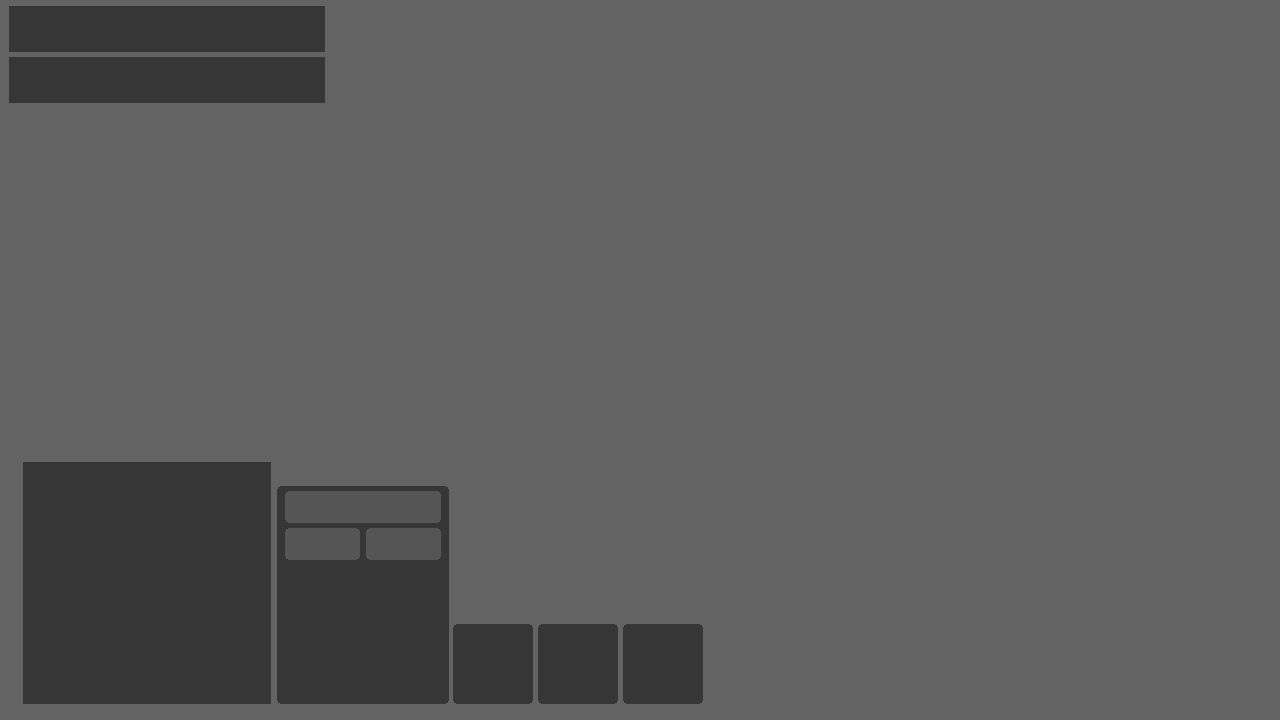
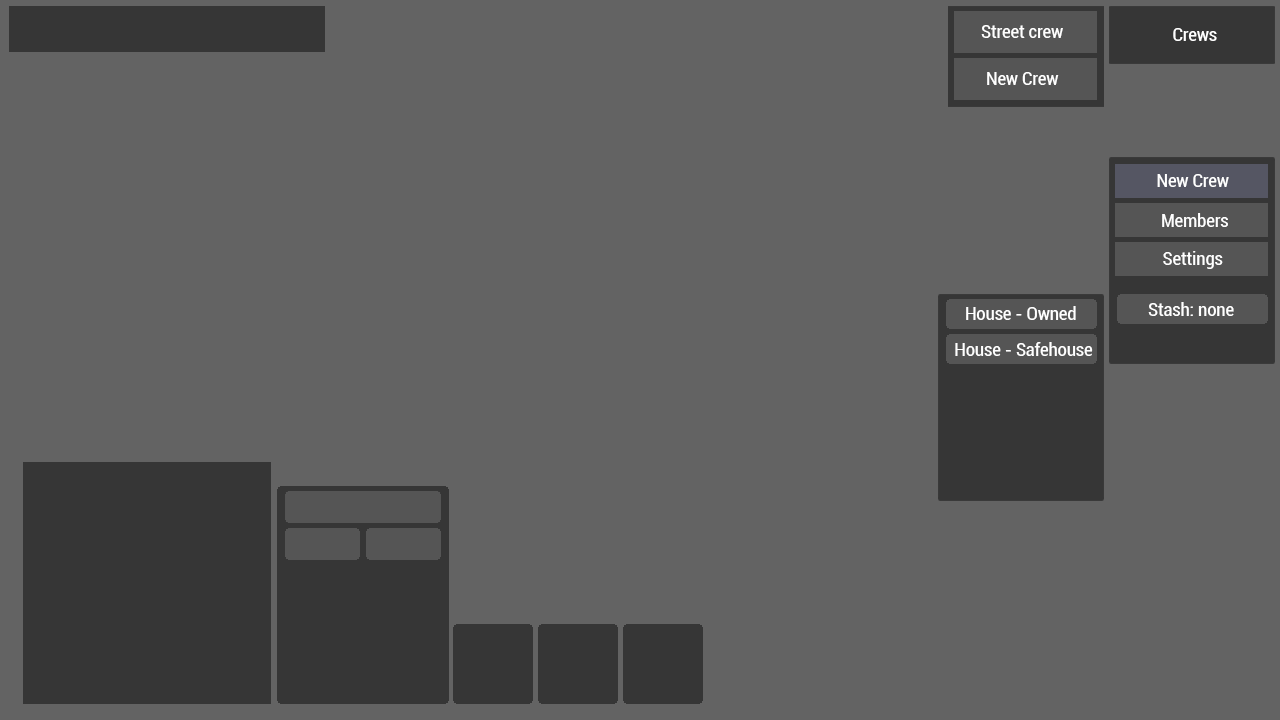
Two versions of the same layered image (1280 x 720). Layer-by-layer changes:
hid "resources bank" over [9,57,325,103]
added group "crew" with 31 layers above "tooltip" over [938,6,1275,501]
added layer "crews" (2nd of 2, in "crew") in group "crew" over [1109,6,1275,64]
added group "crews menu" with 5 layers in group "crew" over [948,6,1104,107]
added layer "Street crew" in group "crews menu" over [981,25,1063,38]
added layer "New Crew" (1st of 2, in "crew" › "crews menu") in group "crews menu" over [987,72,1059,85]
added layer "new crew plate" in group "crews menu" over [953,57,1098,101]
added layer "crew menu plate" in group "crews menu" over [953,10,1098,54]
added layer "crew menu window" in group "crews menu" over [948,6,1104,107]
added group "crew_menu_settings" with 2 layers in group "crew" over [1117,294,1268,324]
added layer "Stash: none" in group "crew_menu_settings" over [1148,302,1234,316]
added layer "stash" (1st of 2, in "crew" › "crew_menu_settings") in group "crew_menu_settings" over [1117,294,1268,324]
added group "stash" (2nd of 2, in "crew") with 5 layers in group "crew" over [938,294,1104,501]
added layer "House - Owned" in group "stash" over [966,306,1076,320]
added layer "House - Safehouse" in group "stash" over [955,342,1093,356]
added layer "house - safehouse" in group "stash" over [946,334,1097,364]
added layer "house - owned" in group "stash" over [946,299,1097,329]
added layer "stash buildings window" in group "stash" over [938,294,1104,501]
added layer "New Crew" (2nd of 2, in "crew") in group "crew" over [1157,174,1229,187]
added layer "new crew" in group "crew" over [1115,164,1268,198]
added layer "members" in group "crew" over [1115,203,1268,237]
added layer "Settings" in group "crew" over [1163,251,1223,269]
added layer "settings" in group "crew" over [1115,242,1268,276]
added layer "crew window" in group "crew" over [1109,157,1275,364]
…and 2 more changes (2 added)
